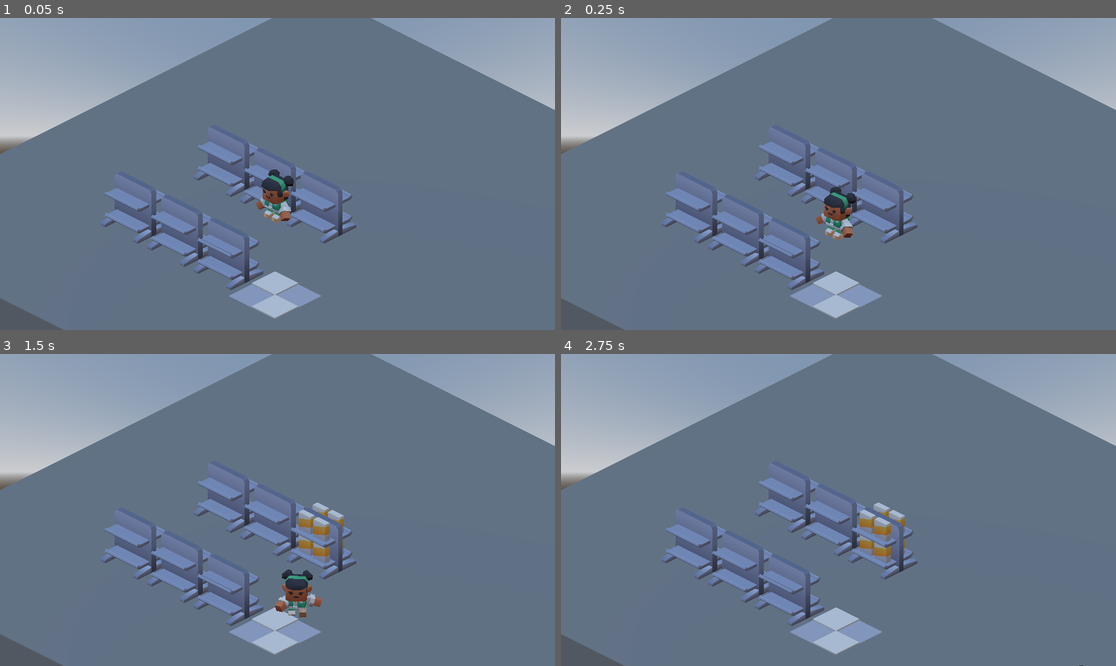
Above: before the commit, frames 1-4 (two rows, left to right).
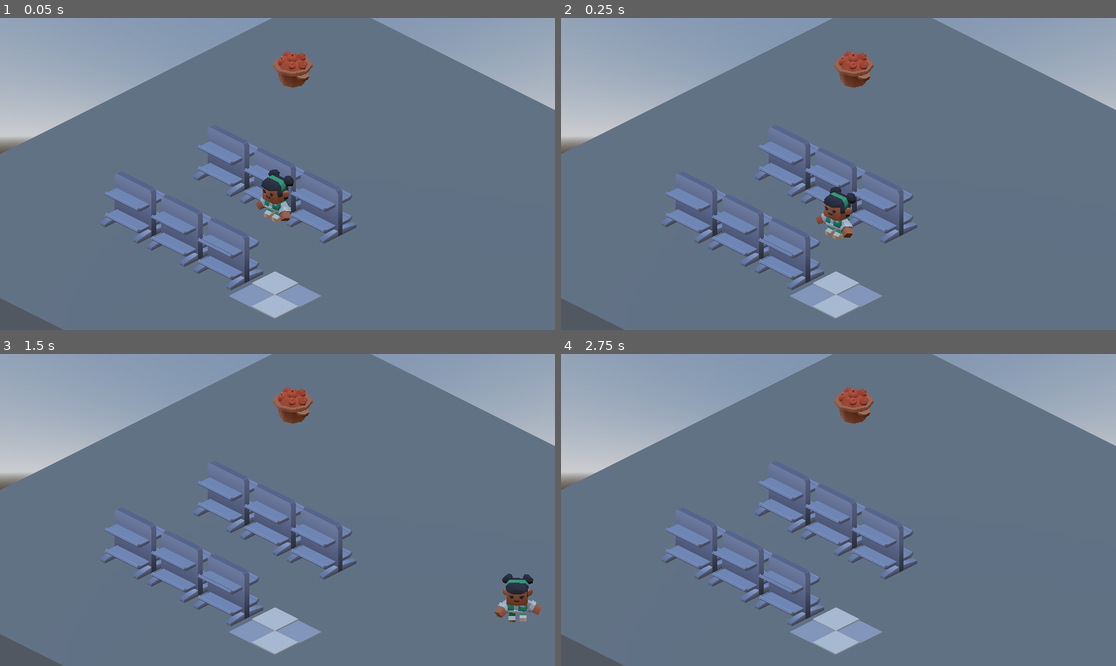
Above: after the commit, the same moments.

Repository: Ashpaca/GMTK26
Game: Godot game, scene res://res/ashleys_test_space.tscn
Two runs of this game, one before a commit and one after it. Both use one fixed random seed, a clock stepped at 60 frames per second and the inputs below. This scene is started directly instead of the project's main scene.
Inputs:
- Up to frame 1 (0.05 s): no input
- Up to frame 2 (0.25 s): no input
- Up to frame 3 (1.5 s): hold Right (move_right) 0.53-1.28 s; tap X (interact) at 0.6, 1.35 s; hold Down (move_down) from 1.28 s (still down)
- Up to frame 4 (2.75 s): release Down (move_down) at 2.03 s; hold Right (move_right) from 2.03 s (still down); tap X (interact) at 2.1 s

The runs differ from the first frame. In frame 1, 0.6% of the frame differs, in the area x 49-57%, y 10-23%; in frame 2, 0.6%; in frame 3, 2.8%, in the area x 49-98%, y 10-86%; in frame 4, 1.4%.

Commit message:
added items to pick up to put on shelf

Diff:
--- a/res/ashleys_test_space.tscn
+++ b/res/ashleys_test_space.tscn
@@ -3,6 +3,7 @@
 [ext_resource type="PackedScene" uid="uid://bnix5b3v3idxv" path="res://res/player/player.tscn" id="1_2a5j2"]
 [ext_resource type="PackedScene" uid="uid://d3pnpygx7ncsd" path="res://res/shelf/shelf.tscn" id="2_awmjh"]
 [ext_resource type="PackedScene" uid="uid://dsf13233fdvsy" path="res://assets/models/floor.glb" id="3_imw6u"]
+[ext_resource type="PackedScene" uid="uid://7f23rmcqlt64" path="res://res/supplies/supply.tscn" id="4_1fh84"]
 
 [sub_resource type="ProceduralSkyMaterial" id="ProceduralSkyMaterial_2a5j2"]
 sky_horizon_color = Color(0.66224277, 0.6717428, 0.6867428, 1)
@@ -68,3 +69,6 @@
 
 [node name="floor2" parent="." unique_id=1847716688 instance=ExtResource("3_imw6u")]
 transform = Transform3D(1, 0, 0, 0, 1, 0, 0, 0, 1, 1, 0, 2)
+
+[node name="Supply" parent="." unique_id=707864740 instance=ExtResource("4_1fh84")]
+transform = Transform3D(1, 0, 0, 0, 1, 0, 0, 0, 1, -3.4263644, 0, -2.8057694)
--- a/res/player/player.gd
+++ b/res/player/player.gd
@@ -2,48 +2,74 @@
 
 
 const SPEED = 5.0
-const JUMP_VELOCITY = 4.5
+const HELD_SPEED = 3.5
 @onready var animation_player: AnimationPlayer = $Visuals/AnimationPlayer
 @onready var visuals: Node3D = $Visuals
 @onready var interaction_zone: Area3D = $Visuals/InteractionZone
 var is_stocking : bool
+var is_picking_up : bool
+var is_dropping : bool
+var held_item : bool # need to replace with an item
 var shelf_to_stock : Shelf
 
 func handle_interaction() -> void:
 	for body in interaction_zone.get_overlapping_bodies():
 			if body is Shelf:
 				var shelf : Shelf = body
-				if not shelf.is_stocked:
+				if not shelf.is_stocked and held_item:
 					shelf_to_stock = shelf
 					is_stocking = true
 					animation_player.play("interact-right")
 					return
+			if body is Supply:
+				if not held_item:
+					is_picking_up = true
+					animation_player.play("pick-up")
+				else:
+					is_dropping = true
+					animation_player.play_backwards("pick-up")
 
 
 func _on_animation_player_animation_finished(anim_name: StringName) -> void:
 	if anim_name == "interact-right" and is_stocking:
 		shelf_to_stock.stock_shelf()
 		is_stocking = false
+		held_item = false
+	if anim_name == "pick-up":
+		if is_picking_up:
+			is_picking_up = false
+			held_item = true
+		elif is_dropping:
+			is_dropping = false
+			held_item = false
 
 
 func _physics_process(delta: float) -> void:
-	if is_stocking: return
+	if is_stocking or is_picking_up or is_dropping: return
 
 	if Input.is_action_just_pressed("interact"):
 		handle_interaction()
-	if is_stocking: return
+	if is_stocking or is_picking_up or is_dropping: return
 
 	var input_dir := Input.get_vector("move_left", "move_right", "move_up", "move_down")
 	var direction := (transform.basis * Vector3(input_dir.x, 0, input_dir.y)).normalized().rotated(Vector3.UP, PI/4)
 	if direction:
-		velocity.x = direction.x * SPEED
-		velocity.z = direction.z * SPEED
 		visuals.look_at(global_position - direction)
-		animation_player.play("walk")
+		if held_item:
+			velocity.x = direction.x * HELD_SPEED
+			velocity.z = direction.z * HELD_SPEED
+			animation_player.play("walk_holding_character-employee")
+		else:
+			velocity.x = direction.x * SPEED
+			velocity.z = direction.z * SPEED
+			animation_player.play("walk")
 	else:
 		velocity.x = move_toward(velocity.x, 0, SPEED)
 		velocity.z = move_toward(velocity.z, 0, SPEED)
-		animation_player.play("idle")
+		if held_item:
+			animation_player.play("holding-both")
+		else:
+			animation_player.play("idle")
 	if not is_on_floor():
 		velocity += get_gravity() * delta
 	move_and_slide()
--- /dev/null
+++ b/res/supplies/supply.gd
@@ -0,0 +1,2 @@
+class_name Supply
+extends StaticBody3D
--- /dev/null
+++ b/res/supplies/supply.tscn
@@ -0,0 +1,17 @@
+[gd_scene format=3 uid="uid://7f23rmcqlt64"]
+
+[ext_resource type="PackedScene" uid="uid://ig4a04o0vogq" path="res://assets/models/display-fruit.glb" id="1_bfehy"]
+[ext_resource type="Script" uid="uid://dlc5i4mmw270t" path="res://res/supplies/supply.gd" id="1_iic6k"]
+
+[sub_resource type="CylinderShape3D" id="CylinderShape3D_58gb0"]
+height = 0.53308105
+radius = 0.2944336
+
+[node name="Supply" type="StaticBody3D" unique_id=707864740]
+script = ExtResource("1_iic6k")
+
+[node name="CollisionShape3D" type="CollisionShape3D" parent="." unique_id=165614119]
+transform = Transform3D(1, 0, 0, 0, 1, 0, 0, 0, 1, 0, 0.26440763, 0)
+shape = SubResource("CylinderShape3D_58gb0")
+
+[node name="display-fruit2" parent="." unique_id=2016624845 instance=ExtResource("1_bfehy")]
Not shown, added: res/supplies/supply.gd.uid
